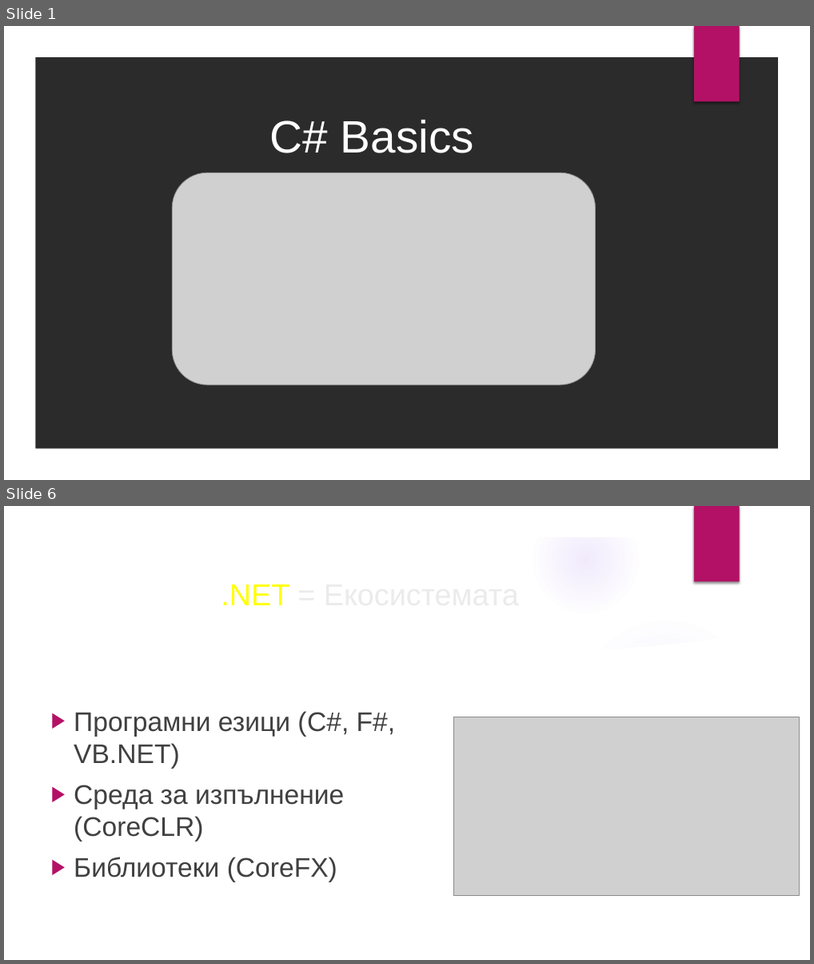
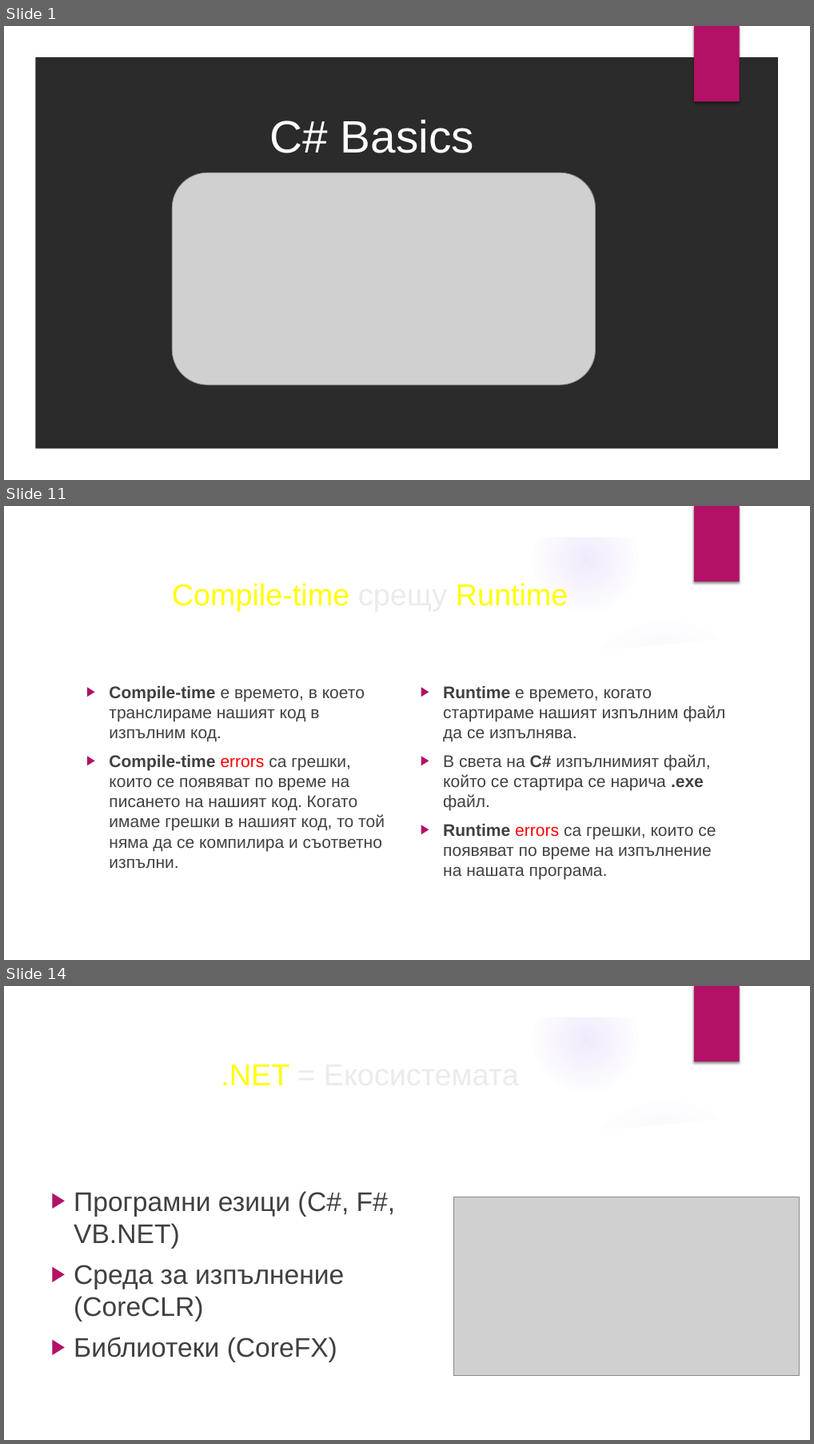
Before and after one commit to velizar92/CSharp-Programming-Presentations, a slide deck: C# Basics.pptx. Shown one above the other, each under a label of ours: slides 1 and 6 before the commit, slides 1, 11 and 14 after it; the slides between them are not shown. The pictures are 814x964 and 814x1444 pixels, drawn with LibreOffice and Linux fonts; fonts in the diff are those of the drawing; grey boxes stand for pictures; background and template pictures are left out; a plain dark background stands for a picture behind light text. Boxes give left, top, right and bottom in pixels: in the first picture for what was removed or moved away, otherwise in the second. Text is boxed around its words. In the diff, an @@ line names an element or a change of style, - is before the commit and + after.

```diff
--- a/C# Basics.pptx
+++ b/C# Basics.pptx
@@ slide 11 added at [4,506,810,960], background picture (left out); not listed: 9 template elements that a slide beside it also shows @@
@@ title added at [172,583,569,612], 36 pt, text #FFFF00 @@
+Compile-time срещу Runtime
@@ text added at [109,685,385,868], 20 pt, text #404040 @@
+▶ Compile-time е времето, в което транслираме нашият код в изпълним код.
+▶ Compile-time errors са грешки, които се появяват по време на писането на нашият код. Когато имаме грешки в нашият код, то той няма да се компилира и съответно изпълни.
@@ text added at [443,685,726,880], 20 pt, text #404040 @@
+▶ Runtime е времето, когато стартираме нашият изпълним файл да се изпълнява.
+▶ В света на C# изпълнимият файл, който се стартира се нарича .exe файл.
+▶ Runtime errors са грешки, които се появяват по време на изпълнение на нашата програма.
@@ what was slide 6 is now slide 14 @@
```
Also in this commit, not shown: 8 slides changed, 15 other slides added, 2 slides removed.
